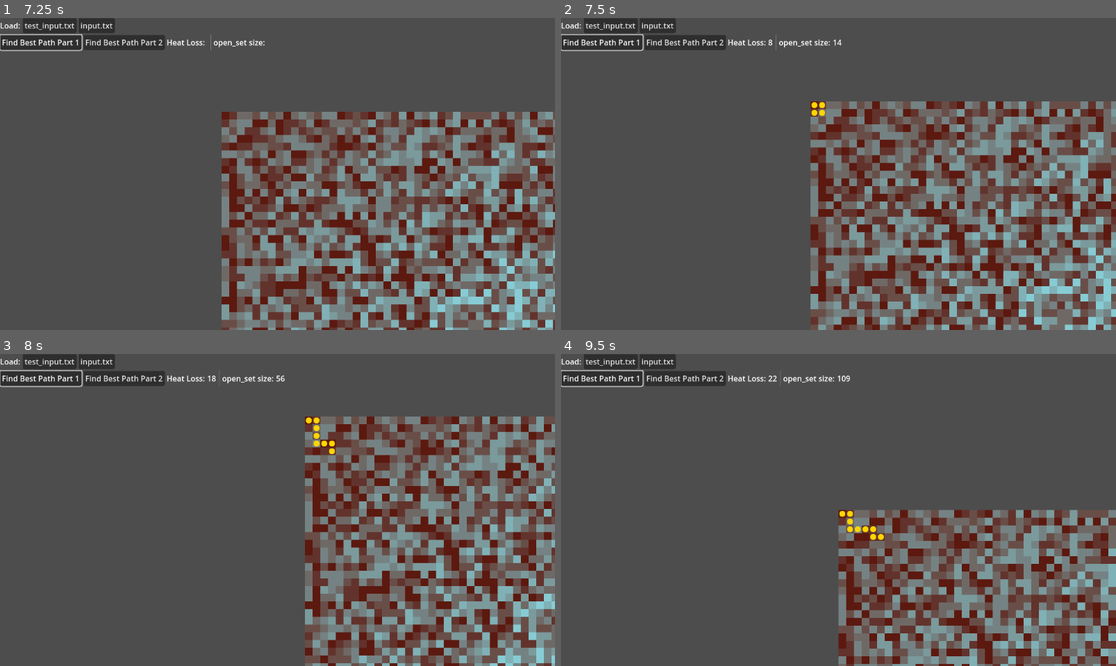
Above: before the commit, frames 1-4 (two rows, left to right).
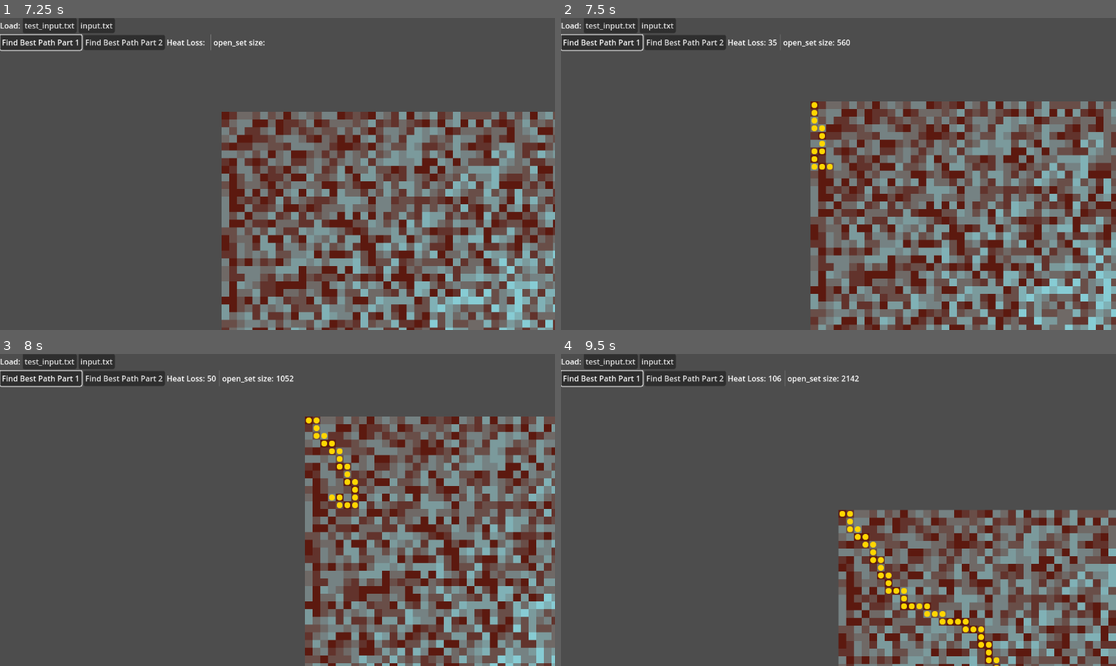
Above: after the commit, the same moments.

Repository: andrejp88/advent-of-code-2023
Game: Godot game, scene res://src/day_17/day_17_visualizer.tscn
Same seed, same stepped clock (60 frames per second), same inputs: the game is played once before the commit and once after it. The project has no main scene, so this scene is started directly.
Inputs (mouse positions are in pixels of both pictures, inside the frame that each line leads up to):
- Up to frame 1 (7.25 s): click "Find Best Path Part 1" at 0.5 s; click "Find Best Path Part 2" at 1.25 s; click "test_input.txt" at 2 s; click "input.txt" at 2.75 s; tap Enter at 3.5, 5, 6.5 s; move the mouse to (399, 158) at 3.52 s; hold Up (ui_up) 3.53-4.25 s; hold Shift 3.53-4.25 s; click (399, 158) at 3.67 s; tap Space at 4.25, 5.75 s; drag from (166, 189) to (249, 236) at 4.27 s; move the mouse to (333, 105) at 5.02 s; hold Up (ui_up) 5.03-5.75 s; tap Ctrl at 5.1 s; drag from (249, 236) to (111, 127) at 5.77 s; move the mouse to (444, 220) at 6.52 s; hold Down (ui_down) from 6.53 s (still down); hold Shift from 6.53 s (still down)
- Up to frame 2 (7.5 s): release Down (ui_down) at 7.25 s; release Shift at 7.25 s; tap Space at 7.25 s; drag from (672, 127) to (755, 96) at 7.27 s
- Up to frame 3 (8 s): no input
- Up to frame 4 (9.5 s): move the mouse to (866, 510) at 8.02 s; hold Down (ui_down) 8.03-8.75 s; tap Ctrl at 8.1 s; click (866, 510) at 8.17 s; drag from (755, 432) to (727, 525) at 8.77 s

Frame 1 is identical in both runs. In frame 2, 0.4% of the frame differs, in the area x 37-53%, y 5-49%; in frame 3, 0.3%; in frame 4, 0.9%, in the area x 37-79%, y 5-100%.
Error in both runs: Out of bounds get index '0' (on base: 'Array[Array]') (res://src/day_17/day_17.gd:45)

Commit message:
Day 17, fix `count_initial_consecutive_entries`

Diff:
--- a/src/day_17/day_17.gd
+++ b/src/day_17/day_17.gd
@@ -163,7 +163,7 @@
 
 	for i: int in range(1, arr.size()):
 		if arr[i] != first:
-			return false
+			return count
 
 		count += 1
 
--- a/src/day_17/day_17_visualizer.gd
+++ b/src/day_17/day_17_visualizer.gd
@@ -44,7 +44,7 @@
 		0,
 		3,
 		get_tree(),
-		1,
+		100,
 	)
 
 
@@ -59,11 +59,11 @@
 		Vector2i.ZERO,
 		destination,
 		func(position: Vector2i, end: Vector2i) -> int:
-			return 0,
+			return absi(end.x - position.x) + absi(end.y - position.y),
 		4,
 		10,
 		get_tree(),
-		1,
+		100,
 	)
 
 
